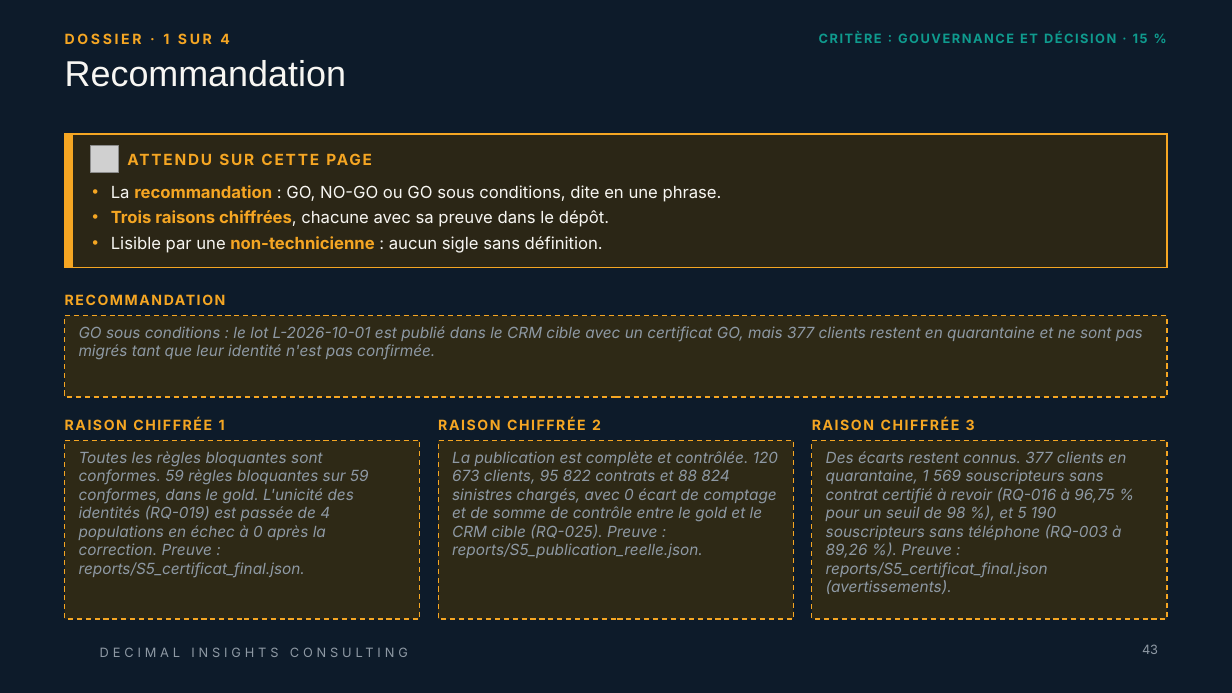
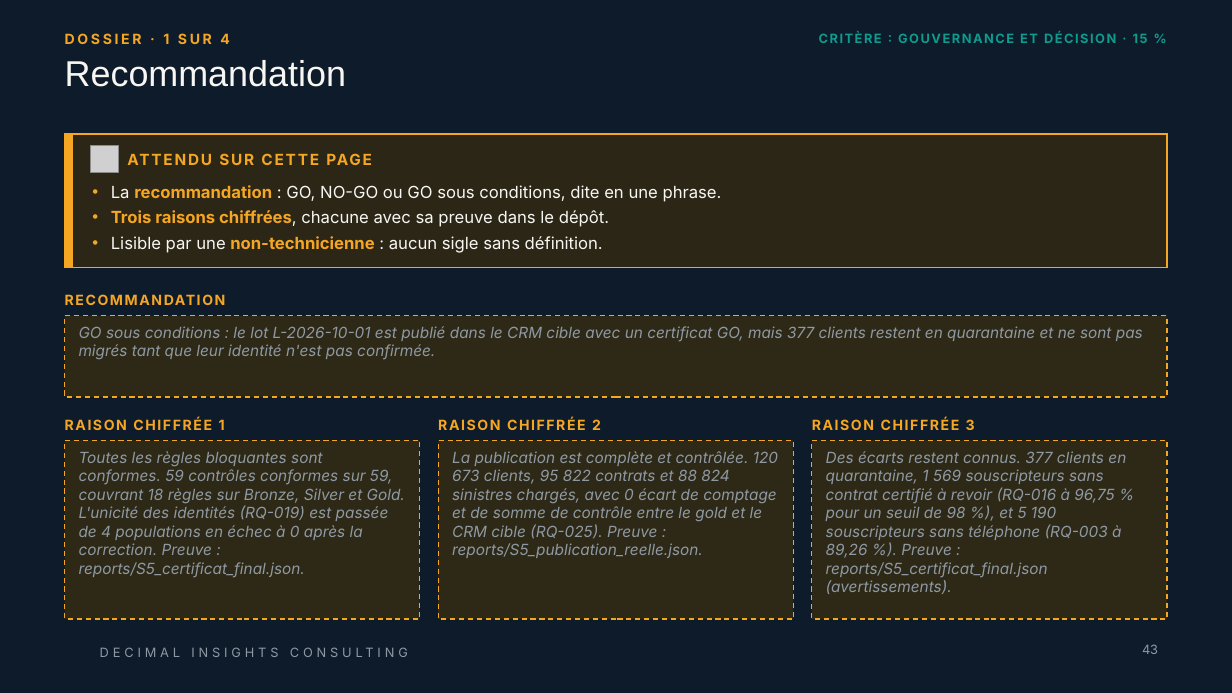
Before and after one commit to ruthabebeneg/td-qualite-g02, a slide deck: slide 43 of livrables/Livrable_Groupe_TD_AssurConnect.pptx. Drawn at 1232x693 pixels with LibreOffice and Linux fonts; fonts in the diff are those of the drawing; grey boxes stand for pictures; background and template pictures are left out. Boxes give left, top, right and bottom in pixels: in the first picture for what was removed or moved away, otherwise in the second. Text is boxed around its words. In the diff, an @@ line names an element or a change of style, - is before the commit and + after.

Commit message:
fix: fiabiliser les séances et le rendu hors soutenance
Corriger les notebooks S1/S2/S4/S5, les contrôles Soda et le rejeu sans écriture.
Synchroniser les livrables, les rôles, les preuves et le dossier de décision.
Préserver le PPTX de soutenance, les décisions humaines et les données nominales.

Corrections réalisées avec l’assistance de Codex à la demande du groupe.
Vérification : 93 tests Python, six notebooks exécutés, scans Soda et
empreintes identiques des 27 tables nominales. Aucun push automatique.

```diff
--- a/livrables/Livrable_Groupe_TD_AssurConnect.pptx
+++ b/livrables/Livrable_Groupe_TD_AssurConnect.pptx
@@ text in rectangle at (79,451,405,578): text changed @@
-Toutes les règles bloquantes sont conformes. 59 règles bloquantes sur 59 conformes, dans le gold. L'unicité des identités (RQ-019) est passée de 4 populations en échec à 0 après la correction. Preuve : reports/S5_certificat_final.json.
+Toutes les règles bloquantes sont conformes. 59 contrôles conformes sur 59, couvrant 18 règles sur Bronze, Silver et Gold. L'unicité des identités (RQ-019) est passée de 4 populations en échec à 0 après la correction. Preuve : reports/S5_certificat_final.json.
```
Also in this commit, not shown: 21 other slides changed, 55 other files.
